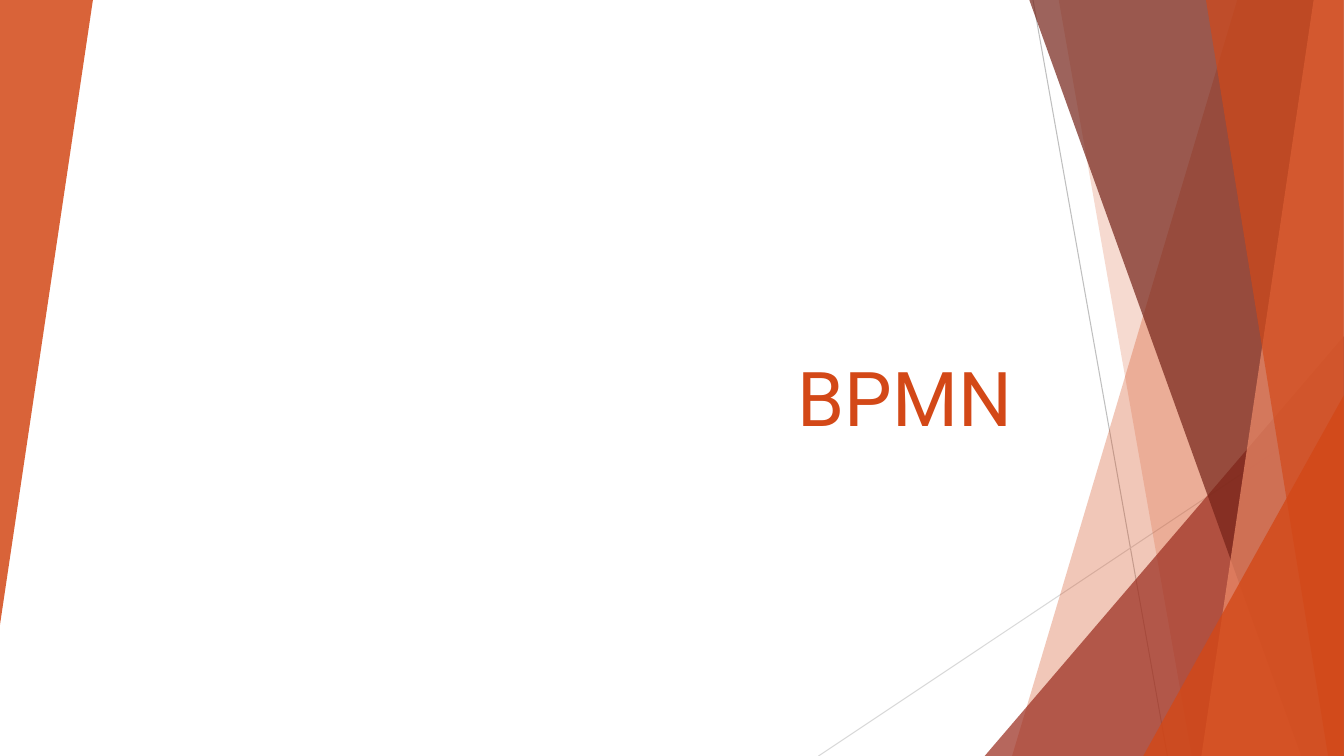
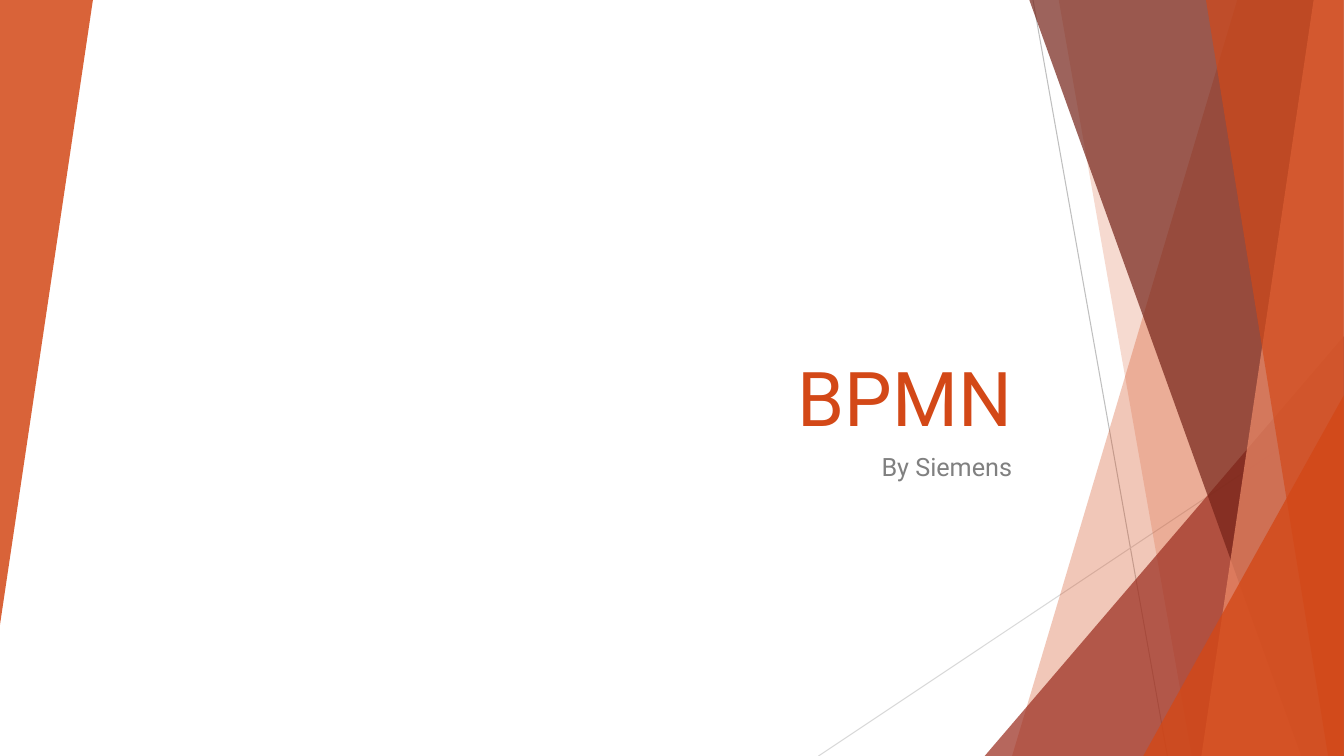
Before and after one commit to AlexanderSchallmeiner/Verhaltensdiagramme, a slide deck: slide 1 of BPMN.pptx. Drawn at 1344x756 pixels with LibreOffice and Linux fonts; fonts in the diff are those of the drawing. Boxes give left, top, right and bottom in pixels: in the first picture for what was removed or moved away, otherwise in the second. Text is boxed around its words. In the diff, an @@ line names an element or a change of style, - is before the commit and + after.

```diff
--- a/BPMN.pptx
+++ b/BPMN.pptx
@@ subtitle added at (882, 458, 1012, 482), 18 pt, text #808080 @@
+By Siemens
```
Also in this commit, not shown: 7 slides added.
